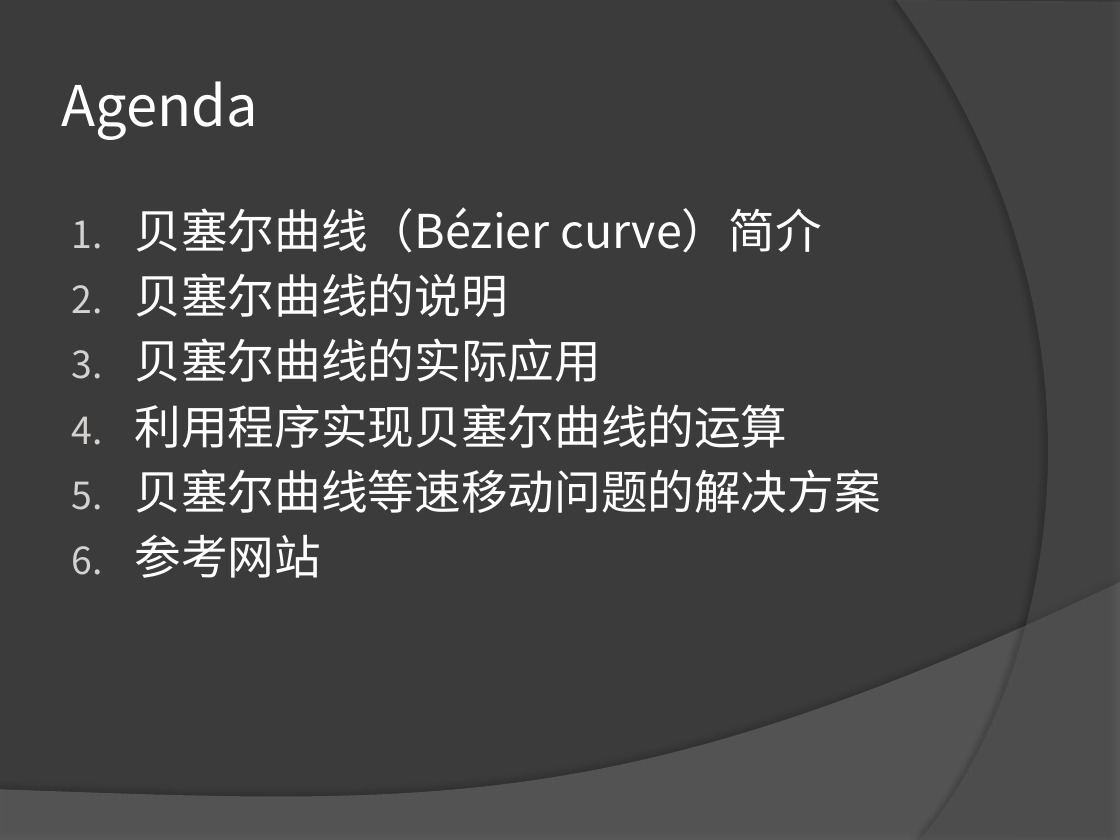
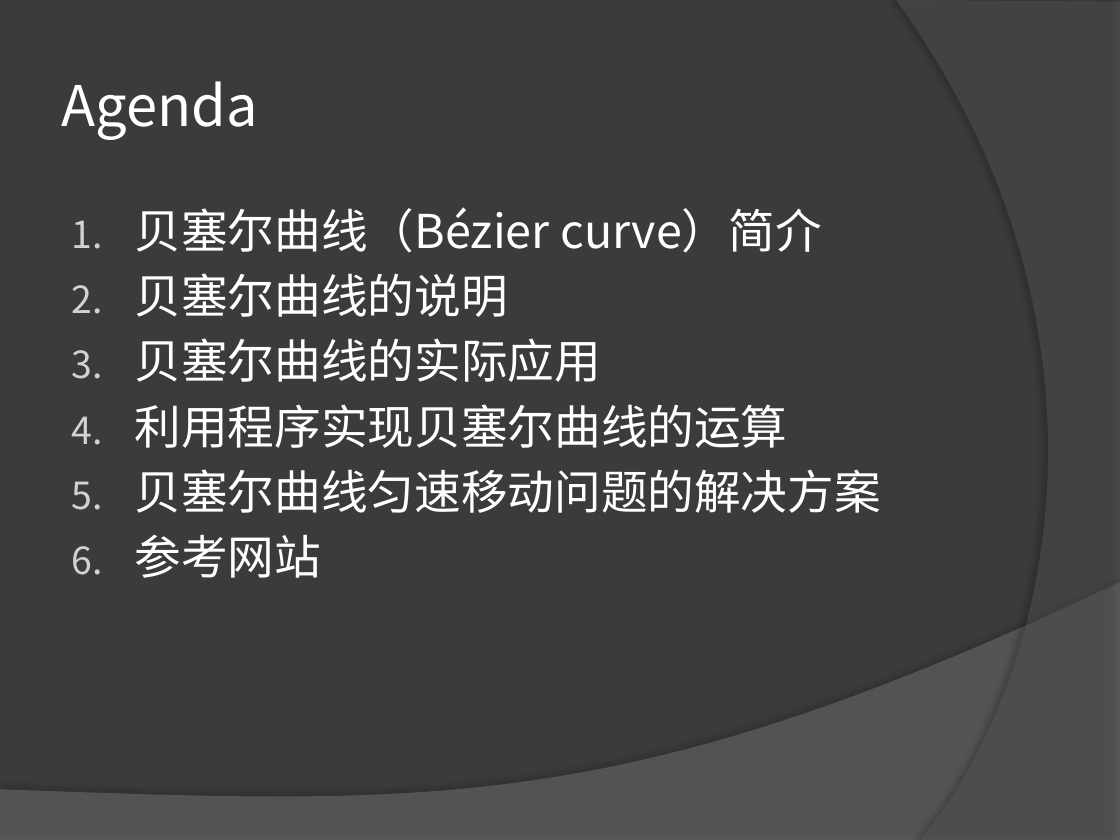
Before and after one commit to LEAVESZJ/BezierCurve, a slide deck: slide 2 of PPT/关于贝塞尔曲线等速移动问题的说明.pptx. Drawn at 1120x840 pixels with LibreOffice and Linux fonts; fonts in the diff are those of the drawing. Boxes give left, top, right and bottom in pixels: in the first picture for what was removed or moved away, otherwise in the second. Text is boxed around its words. In the diff, an @@ line names an element or a change of style, - is before the commit and + after.

```diff
--- a/PPT/关于贝塞尔曲线等速移动问题的说明.pptx
+++ b/PPT/关于贝塞尔曲线等速移动问题的说明.pptx
@@ text at (134, 469, 880, 513): text changed @@
-5. 贝塞尔曲线等速移动问题的解决方案
+5. 贝塞尔曲线匀速移动问题的解决方案
```
Also in this commit, not shown: 5 other slides changed, 4 slides added.
